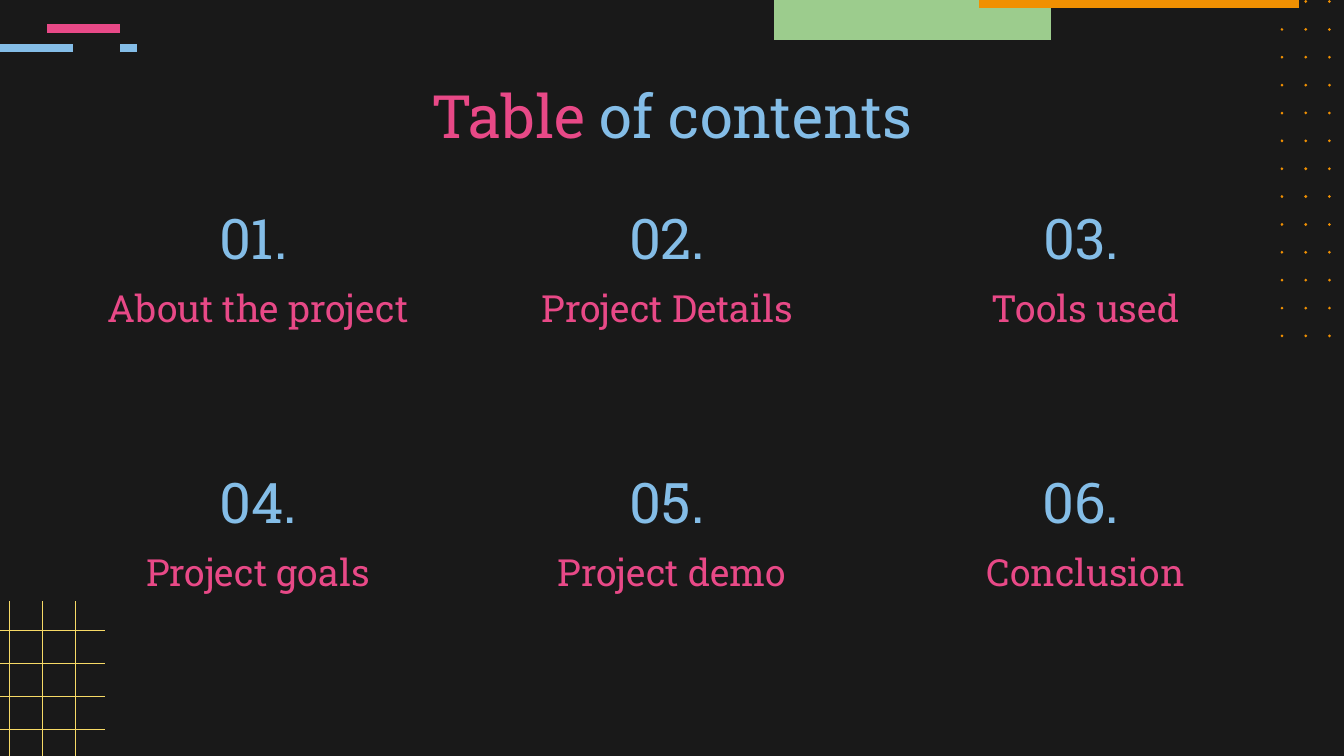
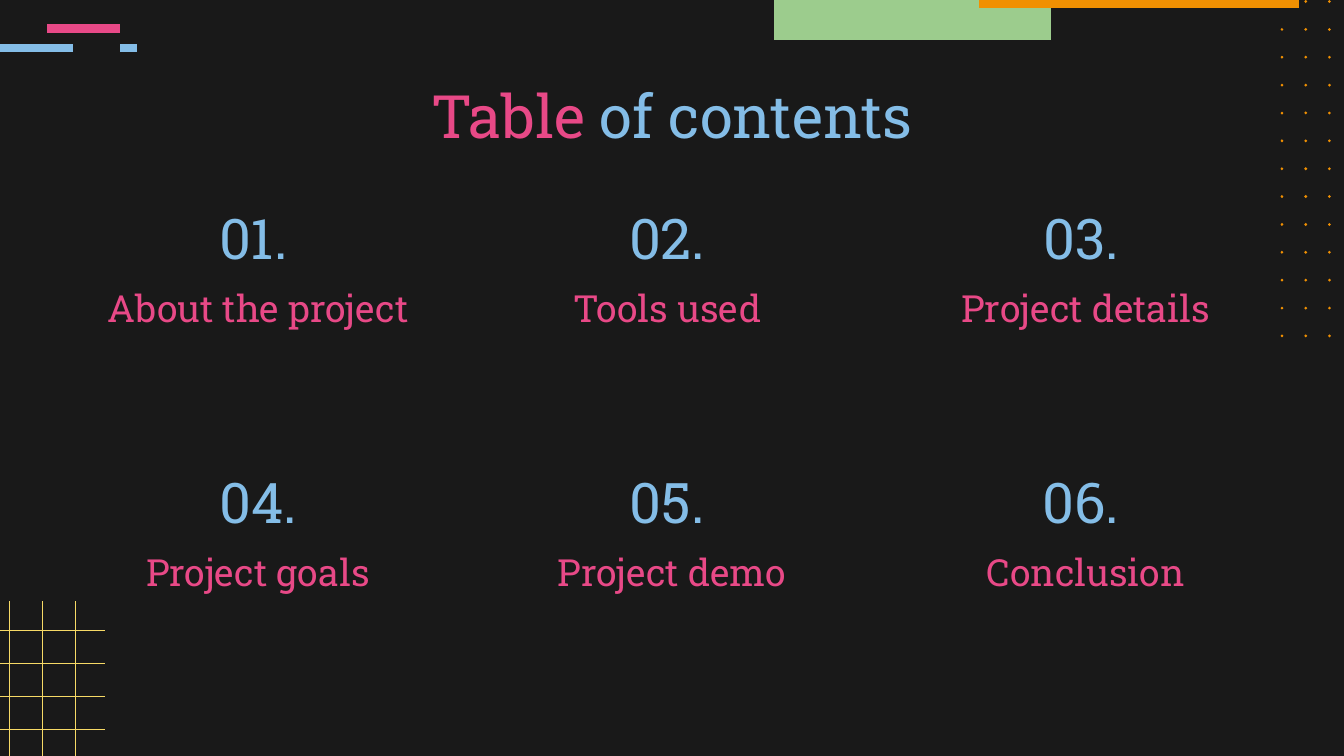
Before and after one commit to anish-2903/Food_Delivery_App, a slide deck: slide 3 of Resources/Presentation.pptx. Drawn at 1344x756 pixels with LibreOffice and Linux fonts; fonts in the diff are those of the drawing. Boxes give left, top, right and bottom in pixels: in the first picture for what was removed or moved away, otherwise in the second. Text is boxed around its words. In the diff, an @@ line names an element or a change of style, - is before the commit and + after.

```diff
--- a/Resources/Presentation.pptx
+++ b/Resources/Presentation.pptx
@@ title at (573,293,762,323): text changed @@
-Project Details
+Tools used
@@ title at (961,293,1210,330): text changed @@
-Tools used
+Project details
```
Also in this commit, not shown: 2 other slides changed, 1 slide added, 1 slide removed, 5 other files.
